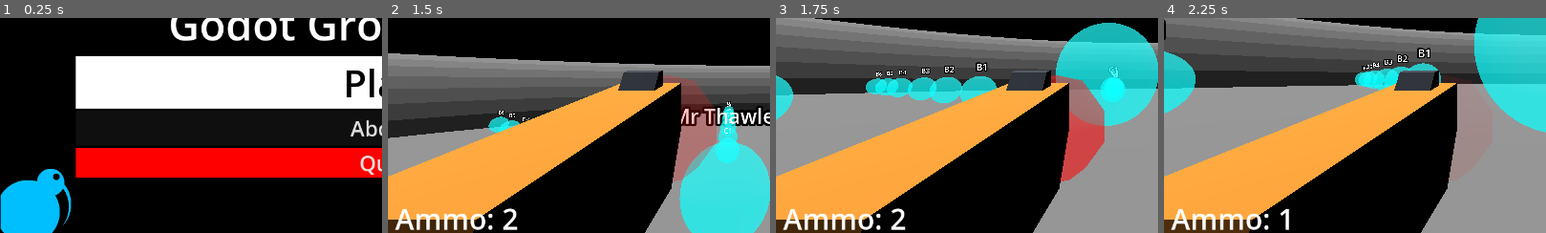
Above: before the commit, frames 1-4 (left to right).
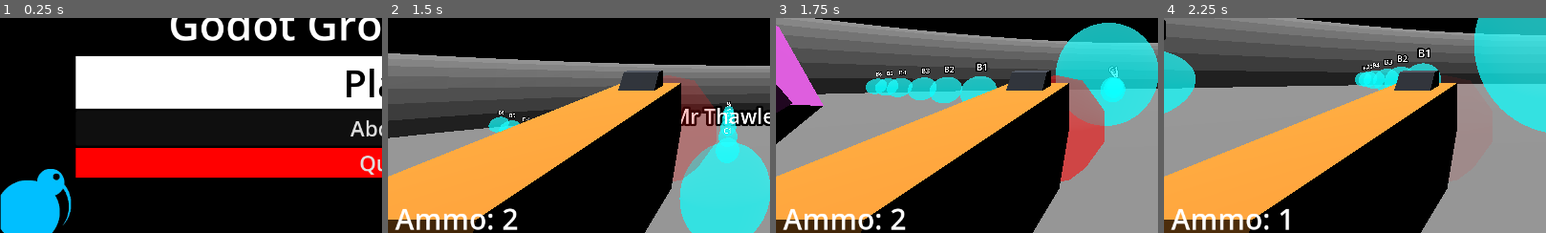
Above: after the commit, the same moments.

Repository: learnictnow/fps-template-group-project
Game: Godot game, scene res://Example/Menus/MainMenu.tscn
The game is run twice, just before and just after one commit, with the same random seed, the same clock (stepped at 60 frames per second) and the same inputs.
Inputs (mouse positions are % of the whole screen's width and height, from its top left):
- Up to frame 1 (0.25 s): no input
- Up to frame 2 (1.5 s): click "Play" at 0.5 s; move the mouse to (55, 50) at 1.27 s; press the mouse at (55, 50) at 1.28 s; hold W (forward) from 1.28 s (still down)
- Up to frame 3 (1.75 s): keep holding W (forward); tap Space (jump) at 1.52 s
- Up to frame 4 (2.25 s): keep holding W (forward); move the mouse to (45, 50) at 2.02 s; release the mouse at (45, 50) at 2.03 s; click (45, 50) at 2.1 s
The pictures show only the part of the screen within x 0-50%, y 49-99%; the shares and areas given below are measured in that part.

Frames 1-2 are identical in both runs. In frame 3, 3.5% of the frame differs, in the area x 0-13%, y 3-59%; in frame 4, nothing differs.

Commit message:
Need to link signals

Diff:
--- a/Example/Level/level_MrThawley.tscn
+++ b/Example/Level/level_MrThawley.tscn
@@ -1,7 +1,8 @@
-[gd_scene load_steps=5 format=3 uid="uid://cflap0at0xydy"]
+[gd_scene load_steps=6 format=3 uid="uid://cflap0at0xydy"]
 
 [ext_resource type="Script" path="res://Example/LevelTemplate/level.gd" id="1_2kk56"]
 [ext_resource type="PackedScene" uid="uid://rxb4kpt81cow" path="res://Example/Player/player.tscn" id="2_y1x86"]
+[ext_resource type="PackedScene" uid="uid://cpbsrhi3r4fsx" path="res://level_exit.tscn" id="3_buvdd"]
 
 [sub_resource type="PlaneMesh" id="PlaneMesh_daoxt"]
 size = Vector2(100, 100)
@@ -39,4 +40,7 @@
 [node name="DirectionalLight3D" type="DirectionalLight3D" parent="."]
 transform = Transform3D(1, 0, 0, 0, -4.37114e-08, 1, 0, -1, -4.37114e-08, 0, 0, 0)
 
+[node name="LevelExit" parent="." instance=ExtResource("3_buvdd")]
+transform = Transform3D(1, 0, 0, 0, 1, 0, 0, 0, 1, -0.0828952, -1.75, 1.49754)
+
 [connection signal="body_entered" from="DeathPit/Area3D" to="." method="_on_area_3d_body_entered"]
--- a/Example/LevelSelectRoom/LevelSelectRoom.tscn
+++ b/Example/LevelSelectRoom/LevelSelectRoom.tscn
@@ -1,9 +1,11 @@
-[gd_scene load_steps=9 format=3 uid="uid://t4eb72lghhcs"]
+[gd_scene load_steps=11 format=3 uid="uid://t4eb72lghhcs"]
 
 [ext_resource type="PackedScene" uid="uid://rxb4kpt81cow" path="res://Example/Player/player.tscn" id="1_6rwdk"]
 [ext_resource type="Script" path="res://Example/LevelSelectRoom/LevelSelectRoom.gd" id="1_pa0ev"]
 [ext_resource type="PackedScene" uid="uid://sgqd6i0yo8s7" path="res://Example/LevelSelectRoom/level_entry_point.tscn" id="3_1oxlh"]
 [ext_resource type="PackedScene" uid="uid://bo5e7pvmbxvck" path="res://PickupMelee.tscn" id="4_oact6"]
+[ext_resource type="PackedScene" uid="uid://bhxip00osepyl" path="res://gun_target.tscn" id="5_5p73w"]
+[ext_resource type="PackedScene" uid="uid://cpbsrhi3r4fsx" path="res://level_exit.tscn" id="6_m38vc"]
 
 [sub_resource type="PlaneMesh" id="PlaneMesh_svkqy"]
 size = Vector2(55, 55)
@@ -240,4 +242,10 @@
 [node name="PickupMelee" parent="." instance=ExtResource("4_oact6")]
 transform = Transform3D(1, 0, 0, 0, 1, 0, 0, 0, 1, -5, 0, 1.5)
 
+[node name="GunTarget" parent="." instance=ExtResource("5_5p73w")]
+transform = Transform3D(1, 0, 0, 0, 1, 0, 0, 0, 1, -5, 0, -1.5)
+
+[node name="LevelExit" parent="." instance=ExtResource("6_m38vc")]
+transform = Transform3D(-4.37114e-08, 0, 1, 0, 1, 0, -1, 0, -4.37114e-08, -15, 0, 0)
+
 [connection signal="body_entered" from="LevelDoors/MrThawley/Area3DMrThawley" to="." method="_on_area_3d_mr_thawley_body_entered"]
--- a/Example/LevelTemplate/level.gd
+++ b/Example/LevelTemplate/level.gd
@@ -1,9 +1,13 @@
 extends Node3D
 
 @export var level_name:String
+@export var level_complete:bool = false
 
 # Called when the node enters the scene tree for the first time.
 func _ready():
+
+	#get_node("Emitter")._level_complete.connect(level_complete, ["Emitter node ready"])
+
 	print("Currently playing: " + level_name)
 	GameManager.previous_scene = scene_file_path
 	pass # Replace with function body.
@@ -20,3 +24,8 @@
 		if body.has_method("death"):
 			body.death()
 	pass # Replace with function body.
+
+func _level_complete():
+	level_complete = true
+	GameManager.level_mr_thawley = true
+	get_tree().change_scene_to_file("res://Example/LevelSelectRoom/LevelSelectRoom.tscn")
--- a/Example/Player/Player.gd
+++ b/Example/Player/Player.gd
@@ -113,8 +113,8 @@
 		var collision = space.intersect_ray(query)
 		if collision:
 
-			print(collision.collider.name)
 			if collision.collider.is_in_group("Target"):
+				print(collision.collider.name)
 				collision.collider.queue_free()
 				#if $PlayerHud.has_method("update_score"):
 					#$PlayerHud.update_score("SHOTS", 1)
--- a/Global/GameManager.gd
+++ b/Global/GameManager.gd
@@ -4,6 +4,10 @@
 var final_time: float = 0.0
 var final_deaths: int = 0
 @export var game_length = 5
+
+var level_mr_thawley = false
+
+
 
 # Called when the node enters the scene tree for the first time.
 func _ready():
--- a/PickupMelee.tscn
+++ b/PickupMelee.tscn
@@ -8,6 +8,42 @@
 [sub_resource type="TorusMesh" id="TorusMesh_ujub0"]
 
 [sub_resource type="SphereShape3D" id="SphereShape3D_bc13o"]
+
+[sub_resource type="Animation" id="Animation_rvngq"]
+length = 0.001
+tracks/0/type = "bezier"
+tracks/0/imported = false
+tracks/0/enabled = true
+tracks/0/path = NodePath("CSGCombiner3D:rotation:x")
+tracks/0/interp = 1
+tracks/0/loop_wrap = true
+tracks/0/keys = {
+"handle_modes": PackedInt32Array(0),
+"points": PackedFloat32Array(0, -0.25, 0, 0.25, 0),
+"times": PackedFloat32Array(0)
+}
+tracks/1/type = "bezier"
+tracks/1/imported = false
+tracks/1/enabled = true
+tracks/1/path = NodePath("CSGCombiner3D:rotation:y")
+tracks/1/interp = 1
+tracks/1/loop_wrap = true
+tracks/1/keys = {
+"handle_modes": PackedInt32Array(0),
+"points": PackedFloat32Array(0, -0.25, 0, 0.25, 0),
+"times": PackedFloat32Array(0)
+}
+tracks/2/type = "bezier"
+tracks/2/imported = false
+tracks/2/enabled = true
+tracks/2/path = NodePath("CSGCombiner3D:rotation:z")
+tracks/2/interp = 1
+tracks/2/loop_wrap = true
+tracks/2/keys = {
+"handle_modes": PackedInt32Array(0),
+"points": PackedFloat32Array(0, -0.25, 0, 0.25, 0),
+"times": PackedFloat32Array(0)
+}
 
 [sub_resource type="Animation" id="Animation_asf3v"]
 resource_name = "rotate"
@@ -45,42 +81,6 @@
 "handle_modes": PackedInt32Array(0, 0, 0, 0, 0),
 "points": PackedFloat32Array(0, -0.25, 0, 0.25, 0, 0.785398, -0.25, 0, 0.25, 0, 1.5708, -0.25, 0, 0.25, 0, 2.35619, -0.25, 0, 0.25, 0, 3.14159, -0.25, 0, 0.25, 0),
 "times": PackedFloat32Array(0, 1, 2, 3, 4)
-}
-
-[sub_resource type="Animation" id="Animation_rvngq"]
-length = 0.001
-tracks/0/type = "bezier"
-tracks/0/imported = false
-tracks/0/enabled = true
-tracks/0/path = NodePath("CSGCombiner3D:rotation:x")
-tracks/0/interp = 1
-tracks/0/loop_wrap = true
-tracks/0/keys = {
-"handle_modes": PackedInt32Array(0),
-"points": PackedFloat32Array(0, -0.25, 0, 0.25, 0),
-"times": PackedFloat32Array(0)
-}
-tracks/1/type = "bezier"
-tracks/1/imported = false
-tracks/1/enabled = true
-tracks/1/path = NodePath("CSGCombiner3D:rotation:y")
-tracks/1/interp = 1
-tracks/1/loop_wrap = true
-tracks/1/keys = {
-"handle_modes": PackedInt32Array(0),
-"points": PackedFloat32Array(0, -0.25, 0, 0.25, 0),
-"times": PackedFloat32Array(0)
-}
-tracks/2/type = "bezier"
-tracks/2/imported = false
-tracks/2/enabled = true
-tracks/2/path = NodePath("CSGCombiner3D:rotation:z")
-tracks/2/interp = 1
-tracks/2/loop_wrap = true
-tracks/2/keys = {
-"handle_modes": PackedInt32Array(0),
-"points": PackedFloat32Array(0, -0.25, 0, 0.25, 0),
-"times": PackedFloat32Array(0)
 }
 
 [sub_resource type="AnimationLibrary" id="AnimationLibrary_if1p6"]
--- /dev/null
+++ b/gun_target.tscn
@@ -0,0 +1,182 @@
+[gd_scene load_steps=6 format=3 uid="uid://bhxip00osepyl"]
+
+[sub_resource type="SphereShape3D" id="SphereShape3D_rnepx"]
+
+[sub_resource type="StandardMaterial3D" id="StandardMaterial3D_r0hff"]
+albedo_color = Color(1, 0.407843, 1, 1)
+
+[sub_resource type="Animation" id="Animation_xjk57"]
+resource_name = "rotate_target"
+length = 1.5
+loop_mode = 1
+tracks/0/type = "bezier"
+tracks/0/imported = false
+tracks/0/enabled = true
+tracks/0/path = NodePath("CSGCombiner3D:rotation:x")
+tracks/0/interp = 1
+tracks/0/loop_wrap = true
+tracks/0/keys = {
+"handle_modes": PackedInt32Array(0, 0, 0, 0),
+"points": PackedFloat32Array(0, -0.25, 0, 0.25, 0, 2.0944, -0.25, 0, 0.25, 0, 4.18879, -0.25, 0, 0.25, 0, 6.28319, -0.25, 0, 0.25, 0),
+"times": PackedFloat32Array(0, 0.5, 1, 1.5)
+}
+tracks/1/type = "bezier"
+tracks/1/imported = false
+tracks/1/enabled = true
+tracks/1/path = NodePath("CSGCombiner3D:rotation:y")
+tracks/1/interp = 1
+tracks/1/loop_wrap = true
+tracks/1/keys = {
+"handle_modes": PackedInt32Array(0, 0, 0, 0),
+"points": PackedFloat32Array(0, -0.25, 0, 0.25, 0, 2.0944, -0.25, 0, 0.25, 0, 4.18879, -0.25, 0, 0.25, 0, 6.28319, -0.25, 0, 0.25, 0),
+"times": PackedFloat32Array(0, 0.5, 1, 1.5)
+}
+tracks/2/type = "bezier"
+tracks/2/imported = false
+tracks/2/enabled = true
+tracks/2/path = NodePath("CSGCombiner3D:rotation:z")
+tracks/2/interp = 1
+tracks/2/loop_wrap = true
+tracks/2/keys = {
+"handle_modes": PackedInt32Array(0, 0, 0, 0),
+"points": PackedFloat32Array(0, -0.25, 0, 0.25, 0, 2.0944, -0.25, 0, 0.25, 0, 4.18879, -0.25, 0, 0.25, 0, 6.28319, -0.25, 0, 0.25, 0),
+"times": PackedFloat32Array(0, 0.5, 1, 1.5)
+}
+tracks/3/type = "bezier"
+tracks/3/imported = false
+tracks/3/enabled = true
+tracks/3/path = NodePath("CSGCombiner3D:scale:x")
+tracks/3/interp = 1
+tracks/3/loop_wrap = true
+tracks/3/keys = {
+"handle_modes": PackedInt32Array(0, 0, 0, 0, 0),
+"points": PackedFloat32Array(0.5, -0.25, 0, 0.25, 0, 0.75, -0.25, 0, 0.25, 0, 0.5, -0.25, 0, 0.25, 0, 0.75, -0.25, 0, 0.25, 0, 0.5, -0.25, 0, 0.25, 0),
+"times": PackedFloat32Array(0, 0.5, 0.7, 1, 1.5)
+}
+tracks/4/type = "bezier"
+tracks/4/imported = false
+tracks/4/enabled = true
+tracks/4/path = NodePath("CSGCombiner3D:scale:y")
+tracks/4/interp = 1
+tracks/4/loop_wrap = true
+tracks/4/keys = {
+"handle_modes": PackedInt32Array(0, 0, 0, 0, 0),
+"points": PackedFloat32Array(0.5, -0.25, 0, 0.25, 0, 0.75, -0.25, 0, 0.25, 0, 0.5, -0.25, 0, 0.25, 0, 0.75, -0.25, 0, 0.25, 0, 0.5, -0.25, 0, 0.25, 0),
+"times": PackedFloat32Array(0, 0.5, 0.7, 1, 1.5)
+}
+tracks/5/type = "bezier"
+tracks/5/imported = false
+tracks/5/enabled = true
+tracks/5/path = NodePath("CSGCombiner3D:scale:z")
+tracks/5/interp = 1
+tracks/5/loop_wrap = true
+tracks/5/keys = {
+"handle_modes": PackedInt32Array(0, 0, 0, 0, 0),
+"points": PackedFloat32Array(0.5, -0.25, 0, 0.25, 0, 0.75, -0.25, 0, 0.25, 0, 0.5, -0.25, 0, 0.25, 0, 0.75, -0.25, 0, 0.25, 0, 0.5, -0.25, 0, 0.25, 0),
+"times": PackedFloat32Array(0, 0.5, 0.7, 1, 1.5)
+}
+
+[sub_resource type="Animation" id="Animation_ycni1"]
+length = 0.001
+tracks/0/type = "bezier"
+tracks/0/imported = false
+tracks/0/enabled = true
+tracks/0/path = NodePath("CSGCombiner3D:rotation:x")
+tracks/0/interp = 1
+tracks/0/loop_wrap = true
+tracks/0/keys = {
+"handle_modes": PackedInt32Array(0),
+"points": PackedFloat32Array(0, -0.25, 0, 0.25, 0),
+"times": PackedFloat32Array(0)
+}
+tracks/1/type = "bezier"
+tracks/1/imported = false
+tracks/1/enabled = true
+tracks/1/path = NodePath("CSGCombiner3D:rotation:y")
+tracks/1/interp = 1
+tracks/1/loop_wrap = true
+tracks/1/keys = {
+"handle_modes": PackedInt32Array(0),
+"points": PackedFloat32Array(0, -0.25, 0, 0.25, 0),
+"times": PackedFloat32Array(0)
+}
+tracks/2/type = "bezier"
+tracks/2/imported = false
+tracks/2/enabled = true
+tracks/2/path = NodePath("CSGCombiner3D:rotation:z")
+tracks/2/interp = 1
+tracks/2/loop_wrap = true
+tracks/2/keys = {
+"handle_modes": PackedInt32Array(0),
+"points": PackedFloat32Array(0, -0.25, 0, 0.25, 0),
+"times": PackedFloat32Array(0)
+}
+tracks/3/type = "bezier"
+tracks/3/imported = false
+tracks/3/enabled = true
+tracks/3/path = NodePath("CSGCombiner3D:scale:x")
+tracks/3/interp = 1
+tracks/3/loop_wrap = true
+tracks/3/keys = {
+"handle_modes": PackedInt32Array(0),
+"points": PackedFloat32Array(0.5, -0.25, 0, 0.25, 0),
+"times": PackedFloat32Array(0)
+}
+tracks/4/type = "bezier"
+tracks/4/imported = false
+tracks/4/enabled = true
+tracks/4/path = NodePath("CSGCombiner3D:scale:y")
+tracks/4/interp = 1
+tracks/4/loop_wrap = true
+tracks/4/keys = {
+"handle_modes": PackedInt32Array(0),
+"points": PackedFloat32Array(0.5, -0.25, 0, 0.25, 0),
+"times": PackedFloat32Array(0)
+}
+tracks/5/type = "bezier"
+tracks/5/imported = false
+tracks/5/enabled = true
+tracks/5/path = NodePath("CSGCombiner3D:scale:z")
+tracks/5/interp = 1
+tracks/5/loop_wrap = true
+tracks/5/keys = {
+"handle_modes": PackedInt32Array(0),
+"points": PackedFloat32Array(0.5, -0.25, 0, 0.25, 0),
+"times": PackedFloat32Array(0)
+}
+
+[sub_resource type="AnimationLibrary" id="AnimationLibrary_xekob"]
+_data = {
+"RESET": SubResource("Animation_ycni1"),
+"rotate_target": SubResource("Animation_xjk57")
+}
+
+[node name="GunTarget" type="Area3D" groups=["Target"]]
+
+[node name="CollisionShape3D" type="CollisionShape3D" parent="."]
+transform = Transform3D(1, 0, 0, 0, 1, 0, 0, 0, 1, 0, 0.8, 0)
+shape = SubResource("SphereShape3D_rnepx")
+
+[node name="CSGCombiner3D" type="CSGCombiner3D" parent="."]
+transform = Transform3D(0.5, 0, 0, 0, 0.5, 0, 0, 0, 0.5, 0, 0.8, 0)
+material_override = SubResource("StandardMaterial3D_r0hff")
+
+[node name="CSGCylinder3D" type="CSGCylinder3D" parent="CSGCombiner3D"]
+sides = 4
+smooth_faces = false
+
+[node name="CSGCylinder3D2" type="CSGCylinder3D" parent="CSGCombiner3D"]
+transform = Transform3D(1, 0, 0, 0, -4.37114e-08, -1, 0, 1, -4.37114e-08, 0, 0, 0)
+sides = 4
+smooth_faces = false
+
+[node name="CSGCylinder3D3" type="CSGCylinder3D" parent="CSGCombiner3D"]
+transform = Transform3D(-4.37114e-08, -1, 0, -4.37114e-08, 1.91069e-15, -1, 1, -4.37114e-08, -4.37114e-08, 0, 0, 0)
+sides = 4
+smooth_faces = false
+
+[node name="AnimationPlayer" type="AnimationPlayer" parent="."]
+libraries = {
+"": SubResource("AnimationLibrary_xekob")
+}
+autoplay = "rotate_target"
--- /dev/null
+++ b/level_exit.gd
@@ -0,0 +1,19 @@
+extends Node3D
+
+signal level_complete
+
+# Called when the node enters the scene tree for the first time.
+func _ready():
+	pass # Replace with function body.
+
+
+# Called every frame. 'delta' is the elapsed time since the previous frame.
+func _process(delta):
+	pass
+
+
+func _on_area_3d_body_entered(body):
+	if body.is_in_group("Player"):
+		print("Level complete!")
+		level_complete.emit()
+	pass # Replace with function body.
--- /dev/null
+++ b/level_exit.tscn
@@ -0,0 +1,29 @@
+[gd_scene load_steps=4 format=3 uid="uid://cpbsrhi3r4fsx"]
+
+[ext_resource type="Script" path="res://level_exit.gd" id="1_aftw0"]
+
+[sub_resource type="StandardMaterial3D" id="StandardMaterial3D_f4ldb"]
+albedo_color = Color(0, 1, 0, 1)
+
+[sub_resource type="CylinderShape3D" id="CylinderShape3D_qtp1s"]
+height = 0.5
+radius = 0.75
+
+[node name="LevelExit" type="Node3D"]
+script = ExtResource("1_aftw0")
+
+[node name="CSGCombiner3D" type="CSGCombiner3D" parent="."]
+transform = Transform3D(1, 0, 0, 0, -4.37114e-08, -1, 0, 1, -4.37114e-08, 0, 0.5, 0)
+material_override = SubResource("StandardMaterial3D_f4ldb")
+
+[node name="CSGTorus3D" type="CSGTorus3D" parent="CSGCombiner3D"]
+ring_sides = 4
+smooth_faces = false
+
+[node name="Area3D" type="Area3D" parent="."]
+transform = Transform3D(1, 0, 0, 0, -4.37114e-08, -1, 0, 1, -4.37114e-08, 0, 0.5, 0)
+
+[node name="CollisionShape3D" type="CollisionShape3D" parent="Area3D"]
+shape = SubResource("CylinderShape3D_qtp1s")
+
+[connection signal="body_entered" from="Area3D" to="." method="_on_area_3d_body_entered"]
